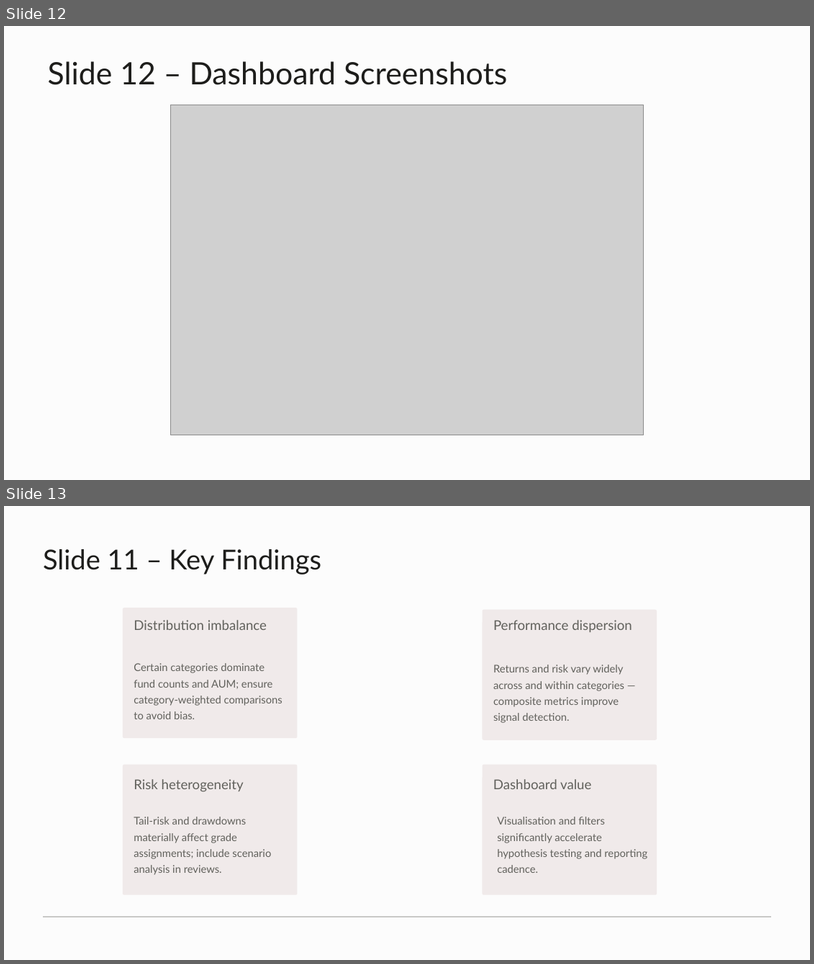
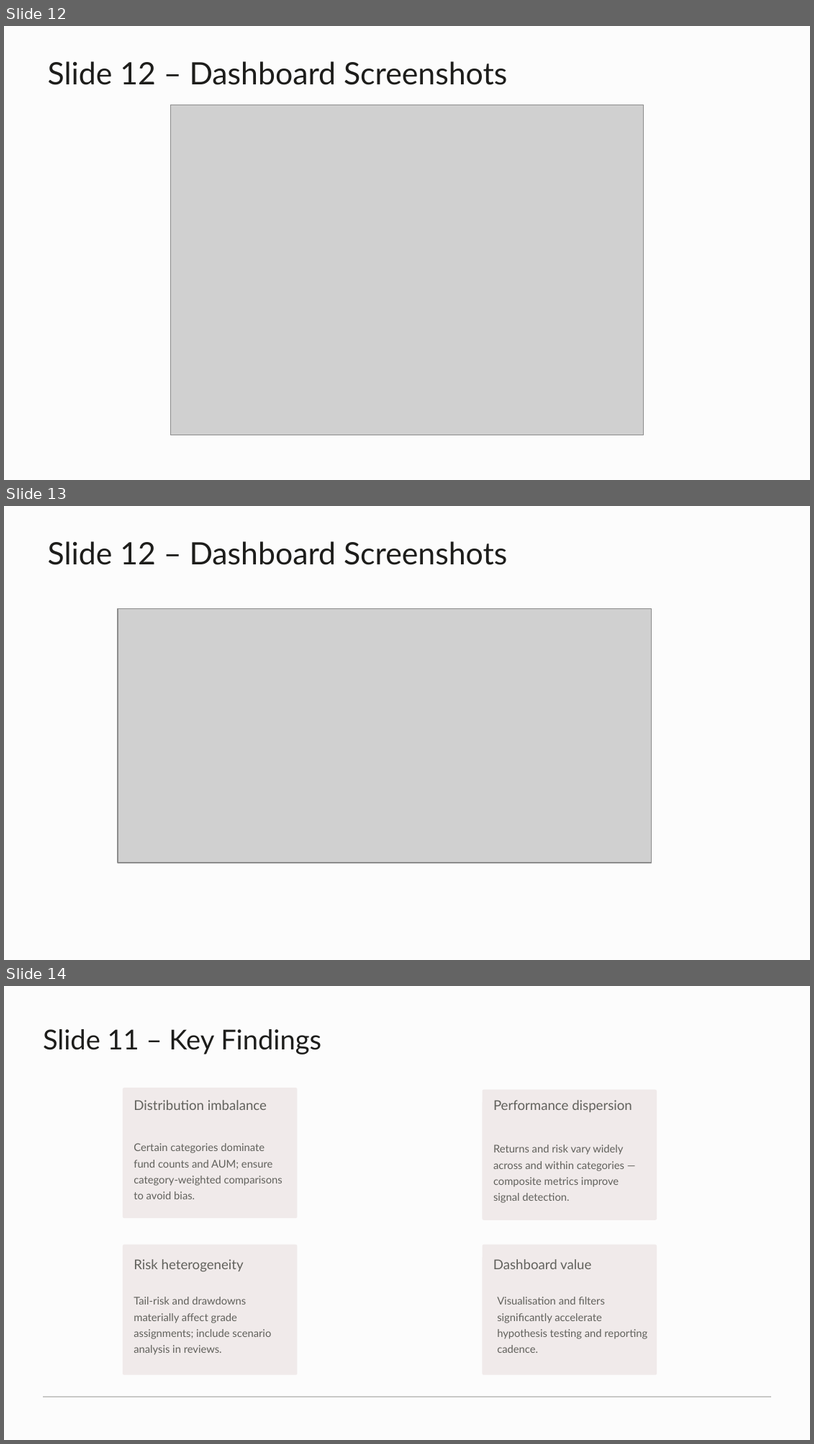
Before and after one commit to Mugilan0121/bluestock-mf-capstone, a slide deck: docs/Final_powerpoint.pptx. Shown one above the other, each under a label of ours: slides 12 and 13 before the commit, slides 12, 13 and 14 after it. The pictures are 814x964 and 814x1444 pixels, drawn with LibreOffice and Linux fonts; fonts in the diff are those of the drawing; grey boxes stand for pictures. Boxes give left, top, right and bottom in pixels: in the first picture for what was removed or moved away, otherwise in the second. Text is boxed around its words. In the diff, an @@ line names an element or a change of style, - is before the commit and + after.

```diff
--- a/docs/Final_powerpoint.pptx
+++ b/docs/Final_powerpoint.pptx
@@ slide 13 added at [4, 506, 810, 960], background #FFFFFF; not listed: 1 template element that a slide beside it also shows @@
@@ text added at [48, 541, 507, 565], 27.5 pt, text #1D1D1B @@
+Slide 12 – Dashboard Screenshots
@@ picture added at [118, 608, 651, 862] @@
@@ what was slide 13 is now slide 14 @@
```
Also in this commit, not shown: 2 other files.
